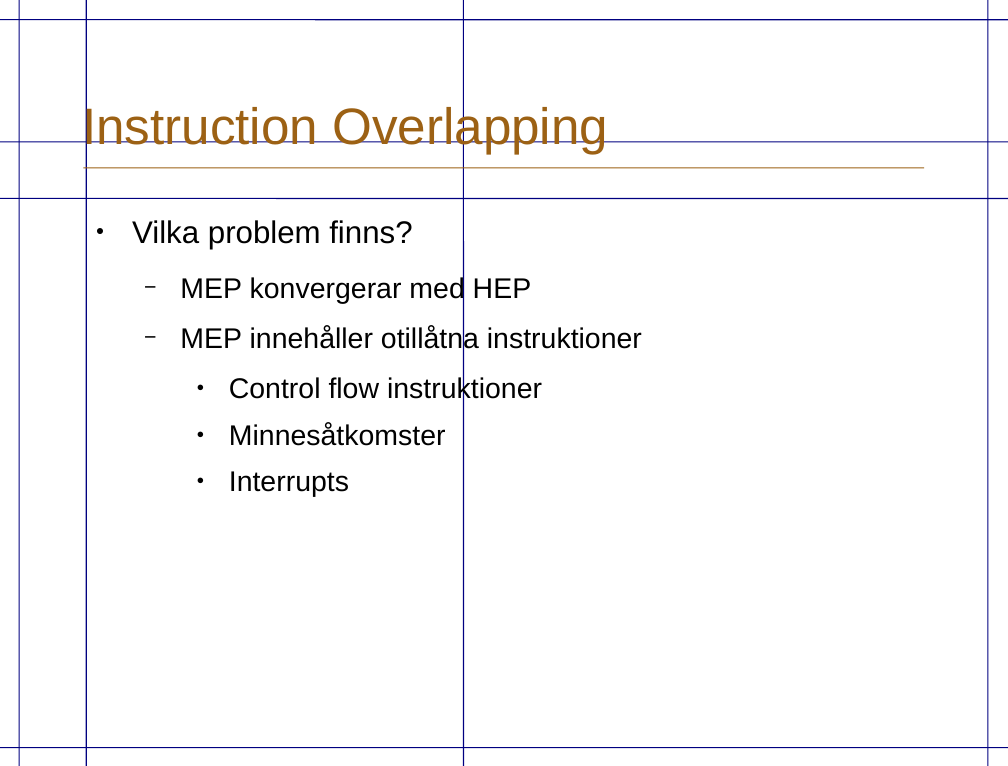
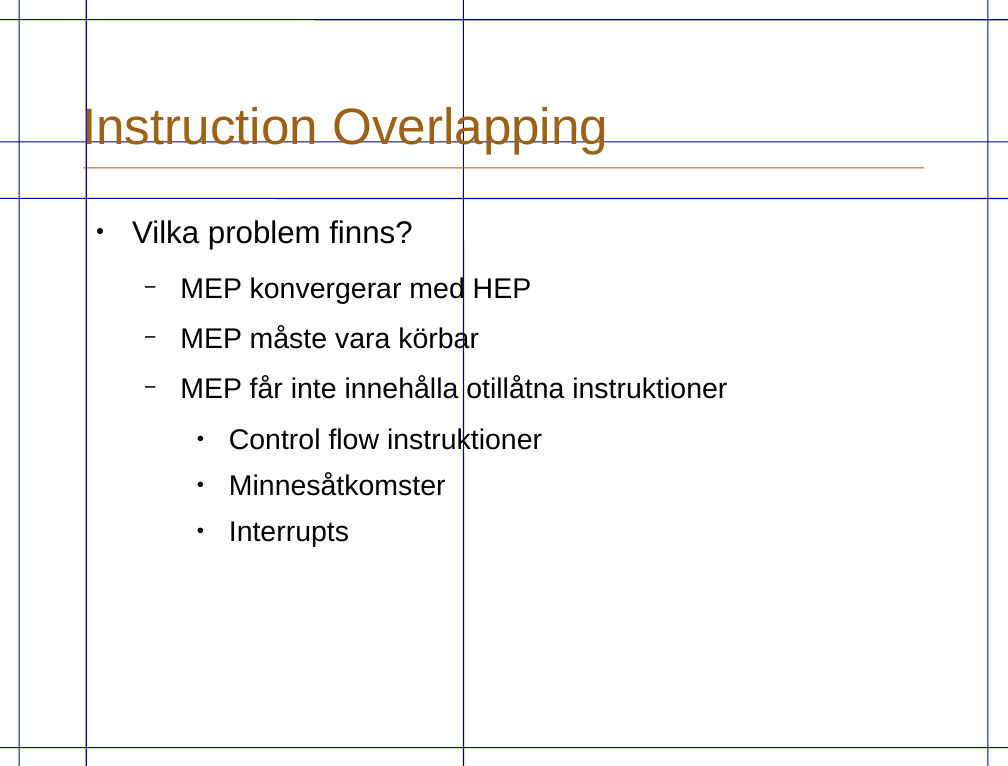
Before and after one commit to eriknylander/exjobb, a slide deck: slide 16 of Presentation/ExjobbPresentation.odp (slide 13 before the commit). Drawn at 1008x766 pixels with LibreOffice and Linux fonts; fonts in the diff are those of the drawing; background and template pictures are left out. Boxes give left, top, right and bottom in pixels: in the first picture for what was removed or moved away, otherwise in the second. Text is boxed around its words. In the diff, an @@ line names an element or a change of style, - is before the commit and + after.

```diff
--- a/Presentation/ExjobbPresentation.odp
+++ b/Presentation/ExjobbPresentation.odp
@@ text at bbox=[180, 326, 727, 399]: text changed @@
-  − MEP innehåller otillåtna instruktioner
+  − MEP måste vara körbar
+  − MEP får inte innehålla otillåtna instruktioner
```
Also in this commit, not shown: 4 other slides changed, 12 slides added, 8 slides removed, 1 other file.
